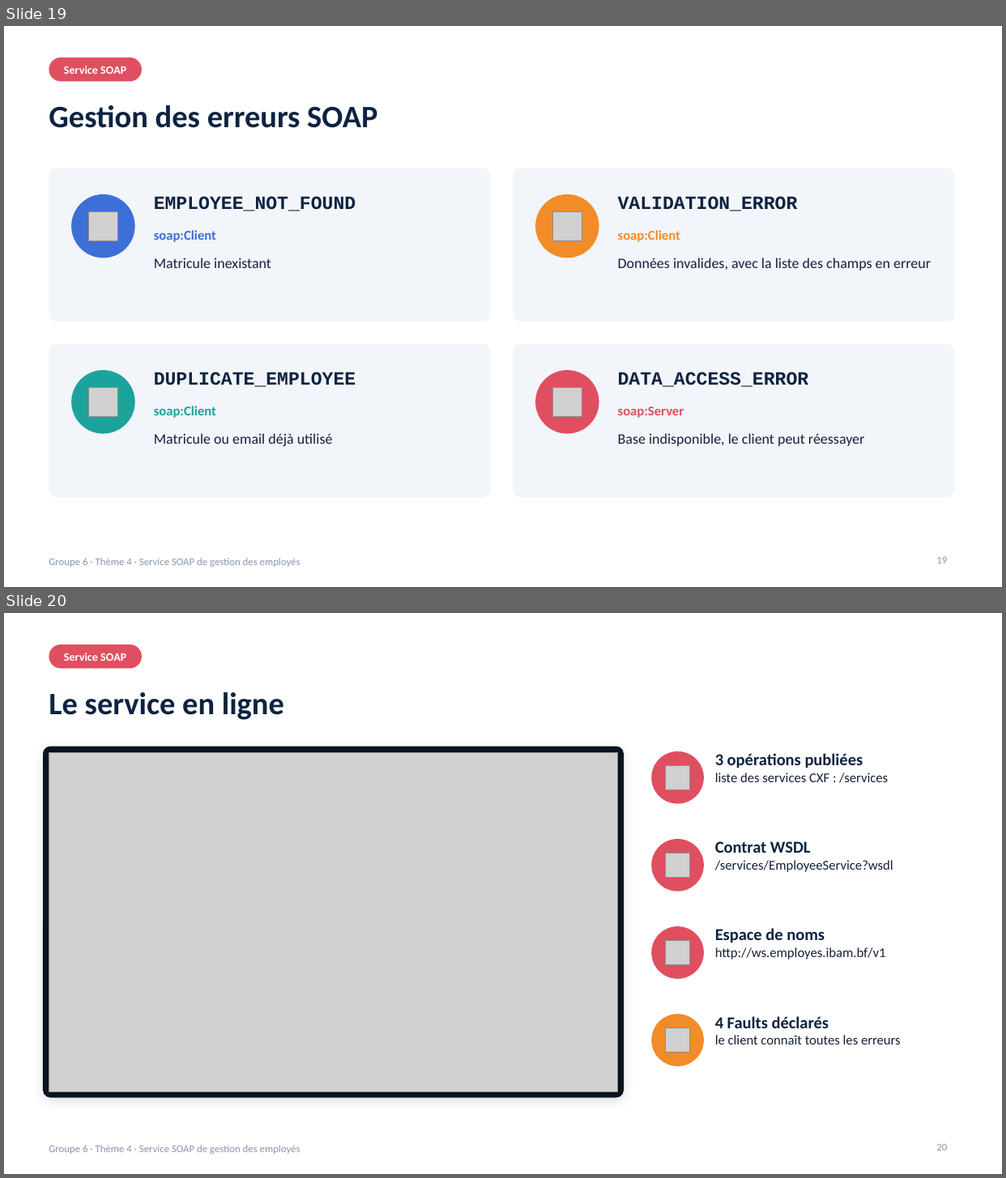
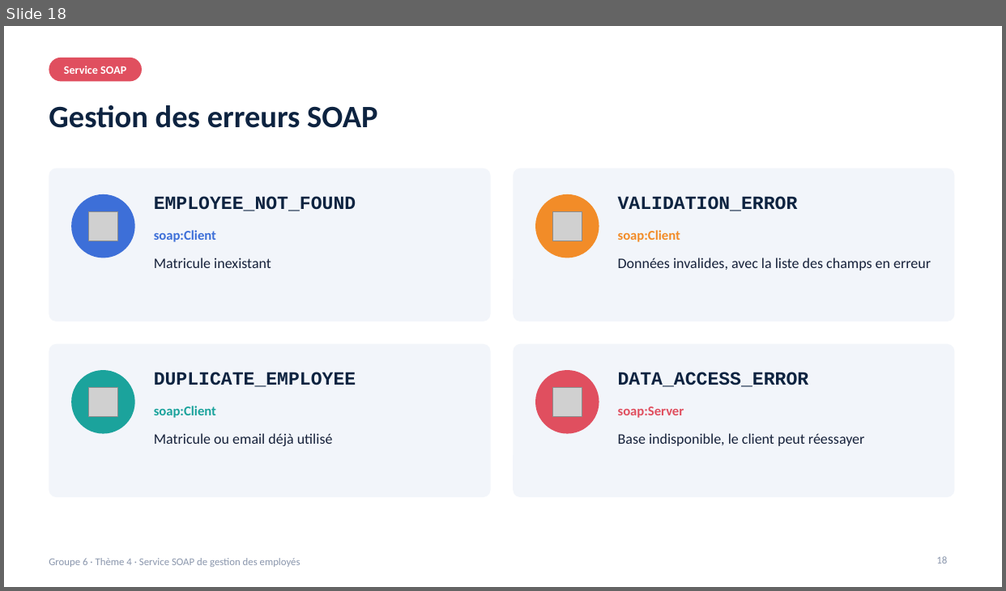
Before and after one commit to malickabdoul/employee-soap-servic, a slide deck: presentation/presentation-theme4-groupe6.pptx. Shown one above the other, each under a label of ours: slides 19 and 20 before the commit, slide 18 after it. The pictures are 1006x1178 and 1006x591 pixels, drawn with LibreOffice and Linux fonts; fonts in the diff are those of the drawing; grey boxes stand for pictures; background and template pictures are left out. Boxes give left, top, right and bottom in pixels: in the first picture for what was removed or moved away, otherwise in the second. Text is boxed around its words. In the diff, an @@ line names an element or a change of style, - is before the commit and + after.

```diff
--- a/presentation/presentation-theme4-groupe6.pptx
+++ b/presentation/presentation-theme4-groupe6.pptx
@@ slide 20 removed at (4,613,1002,1174), background #FFFFFF; not listed: 1 template element that a slide beside it also shows @@
@@ rounded rectangle removed at (49,645,142,668) @@
@@ text removed at (64,653,126,661) @@
-Service SOAP
@@ title removed at (49,692,284,720) @@
-Le service en ligne
@@ rounded rectangle removed at (43,747,624,1098) @@
@@ picture removed at (49,752,618,1093) @@
@@ ellipse removed at (651,752,704,804) @@
@@ text removed at (715,753,888,783) @@
-3 opérations publiées
-liste des services CXF : /services
@@ picture removed at (666,766,690,790) @@
@@ ellipse removed at (651,839,704,892) @@
@@ picture removed at (666,854,690,877) @@
@@ text removed at (715,841,893,872) @@
-Contrat WSDL
-/services/EmployeeService?wsdl
@@ ellipse removed at (651,926,704,979) @@
@@ text removed at (715,928,886,960) @@
-Espace de noms
-http://ws.employes.ibam.bf/v1
@@ picture removed at (666,941,690,965) @@
@@ ellipse removed at (651,1014,704,1067) @@
@@ text removed at (715,1016,901,1045) @@
-4 Faults déclarés
-le client connaît toutes les erreurs
@@ picture removed at (666,1029,690,1053) @@
@@ page number removed at (936,1144,947,1151) @@
-20
@@ what was slide 19 is now slide 18 @@
```
Also in this commit, not shown: 7 slides changed, 3 other slides removed.
